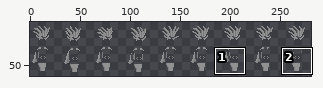
Sprite sheet, stored at source/images/decorations2.png. The first picture is a wide view before the edit; the outline marks the close-up.
Close-up. Before the edit:
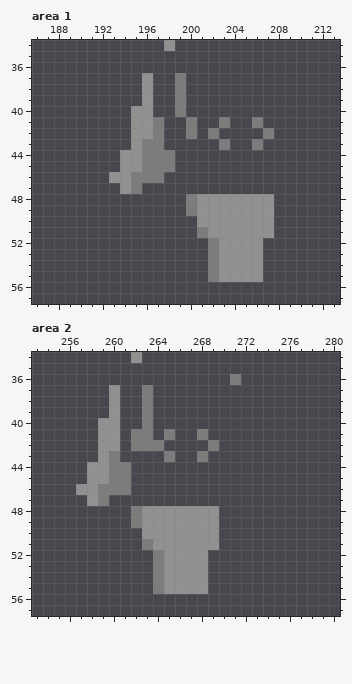
The file is 288x64 pixels. Pixels under 10% opacity are left out. Shown: area 1: x 186..213, y 34..57; area 2: x 253..280, y 34..57. The wide view leaves out empty margins.
The same view after the edit:
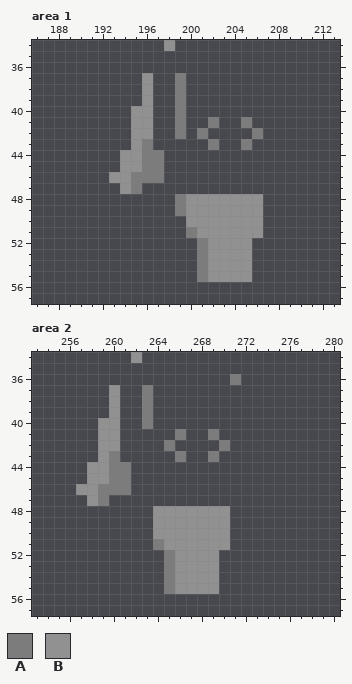
Palette (. is transparent): A #7c7c7c  B #919191
Difference:
--- area 1
@@ x 195..209 @@
 40 BB..A..........
-41 BBA..A..A..A...
-42 BBA..A.A....A..
-43 BAA.....A..A...
-44 BAAA...........
-45 BAAA...........
+41 BB..A..A..A....
+42 BB..A.A....A...
+43 BA.....A..A....
+44 BAA............
+45 BAA............
 46 AAA............
 47 A..............
-48 .....ABBBBBBB..
-49 .....ABBBBBBB..
-50 ......BBBBBBB..
-51 ......ABBBBBB..
-52 .......ABBBB...
-53 .......ABBBB...
-54 .......ABBBB...
-55 .......ABBBB...
+48 ....ABBBBBBB...
+49 ....ABBBBBBB...
+50 .....BBBBBBB...
+51 .....ABBBBBB...
+52 ......ABBBB....
+53 ......ABBBB....
+54 ......ABBBB....
+55 ......ABBBB....
 56 ...............
--- area 2
@@ x 260..272 @@
 40 B..A.........
-41 B.AA.A..A....
-42 B.AAA....A...
-43 A....A..A....
+41 B.....A..A...
+42 B....A....A..
+43 A.....A..A...
 44 AA...........
@@ x 260..272 @@
 47 .............
-48 ..ABBBBBBB...
-49 ..ABBBBBBB...
-50 ...BBBBBBB...
-51 ...ABBBBBB...
-52 ....ABBBB....
-53 ....ABBBB....
-54 ....ABBBB....
-55 ....ABBBB....
+48 ....BBBBBBB..
+49 ....BBBBBBB..
+50 ....BBBBBBB..
+51 ....ABBBBBB..
+52 .....ABBBB...
+53 .....ABBBB...
+54 .....ABBBB...
+55 .....ABBBB...
 56 .............
